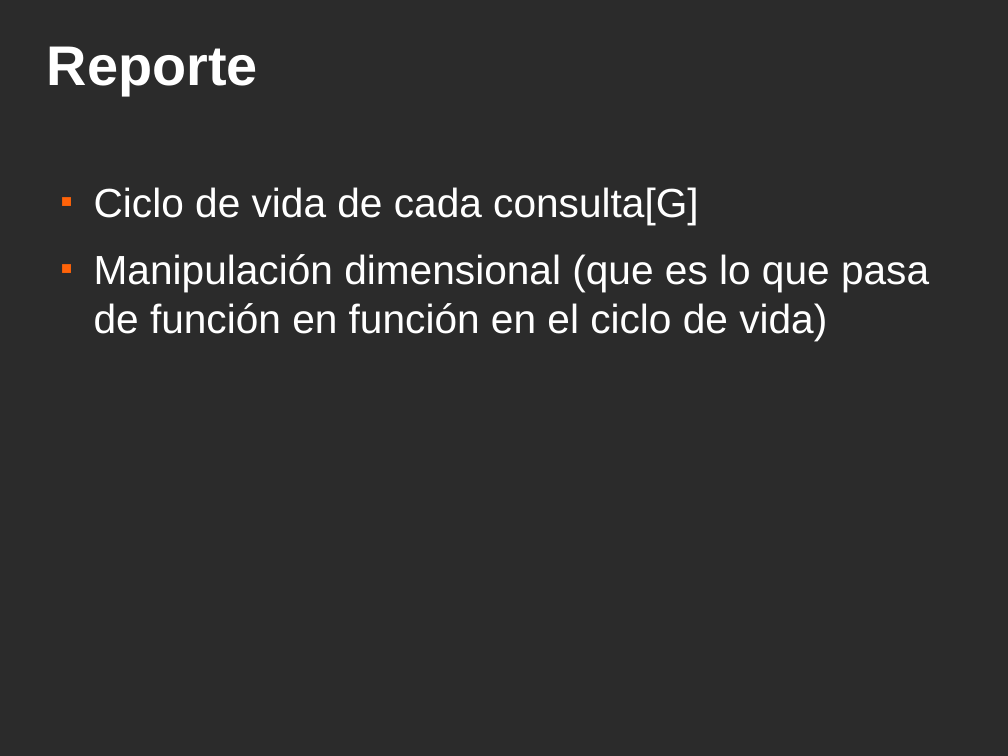
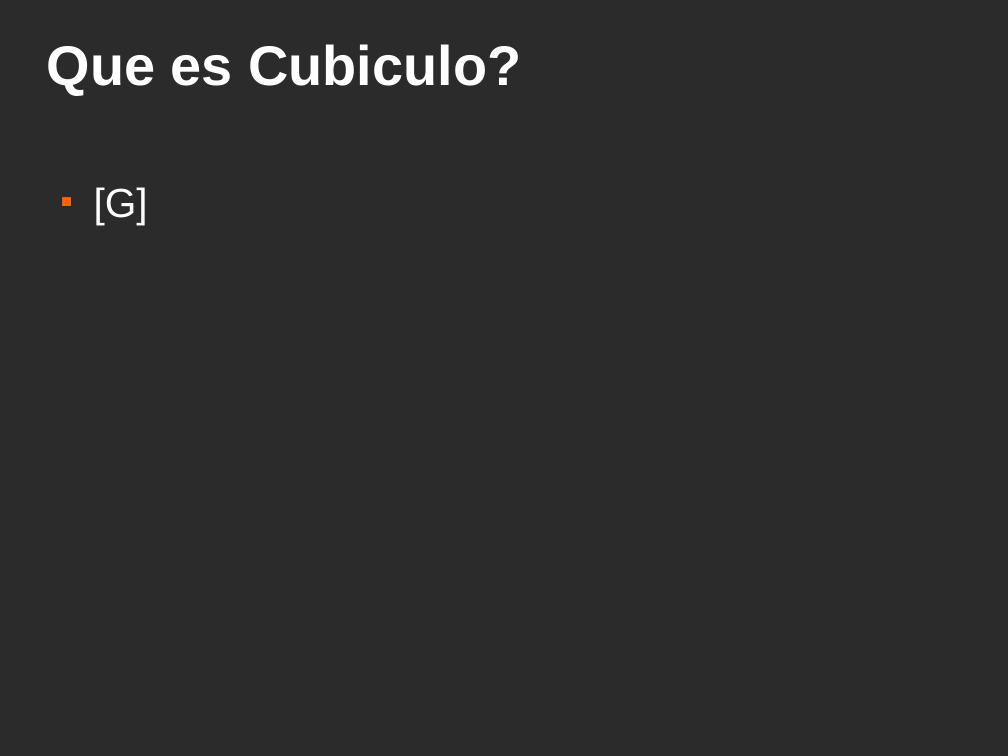
Before and after one commit to ervin45/proyectofinal, a slide deck: slide 22 of doc/material_para_la_catedra/presentacion_final/presentacion_final.odp (slide 17 before the commit). Drawn at 1008x756 pixels with LibreOffice and Linux fonts; fonts in the diff are those of the drawing; background and template pictures are left out; a plain dark background stands for a picture behind light text. Boxes give left, top, right and bottom in pixels: in the first picture for what was removed or moved away, otherwise in the second. Text is boxed around its words. In the diff, an @@ line names an element or a change of style, - is before the commit and + after.

```diff
--- a/doc/material_para_la_catedra/presentacion_final/presentacion_final.odp
+++ b/doc/material_para_la_catedra/presentacion_final/presentacion_final.odp
@@ title at bbox=[47, 44, 521, 95]: text changed @@
-Reporte
+Que es Cubiculo?
@@ text at bbox=[94, 187, 148, 225]: text changed @@
-■ Ciclo de vida de cada consulta[G]
-■ Manipulación dimensional (que es lo que pasa de función en función en el ciclo de vida)
+■ [G]
```
Also in this commit, not shown: 5 other slides changed, 24 slides added, 13 slides removed.
